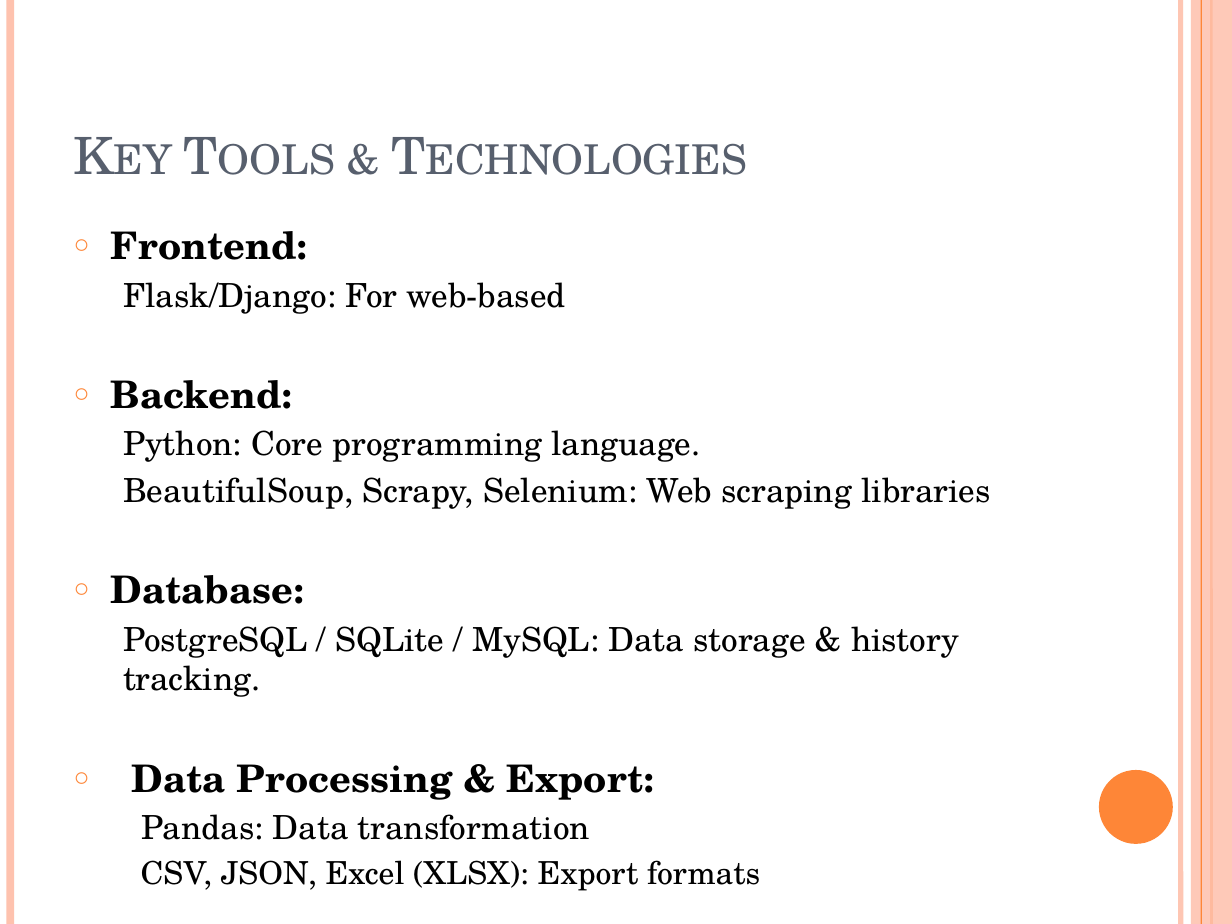
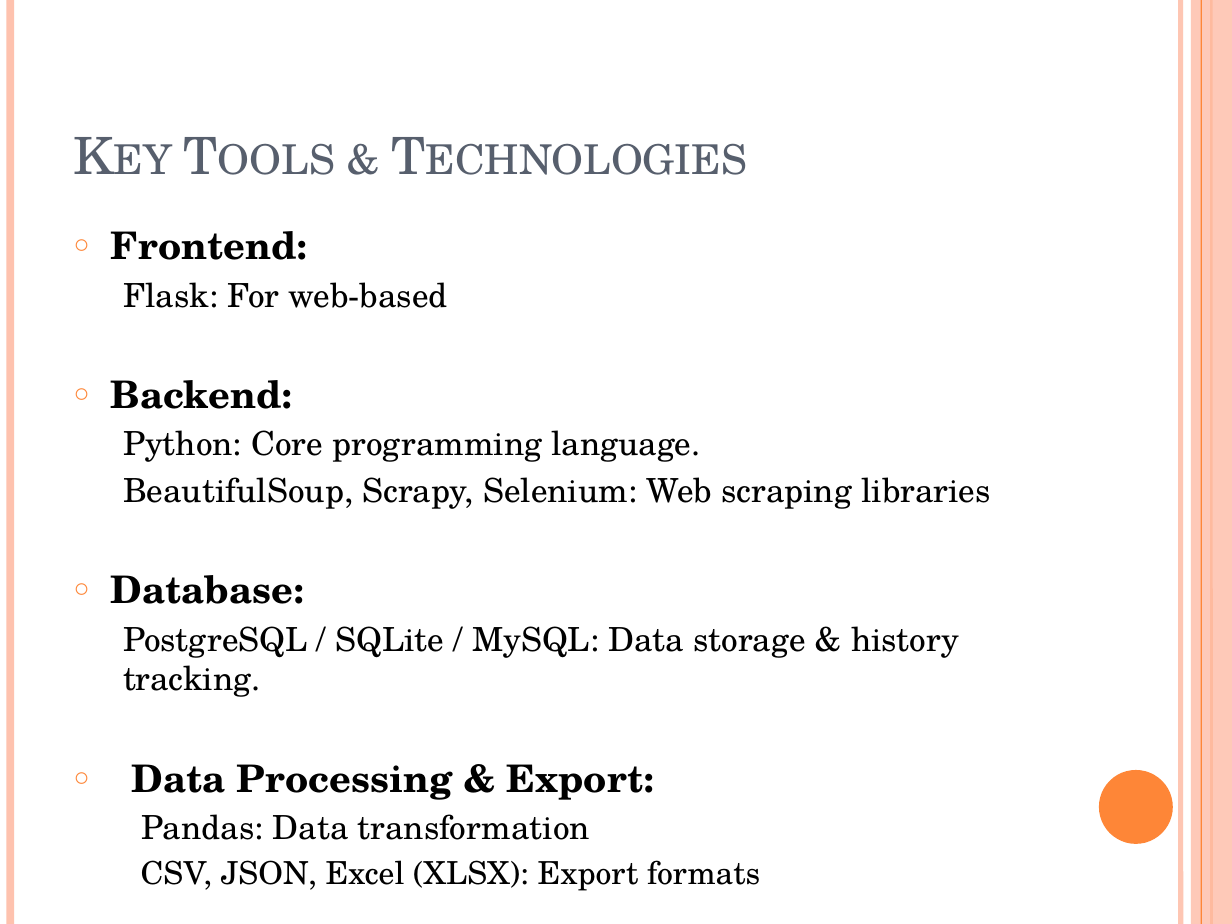
Before and after one commit to Shivam99984/web-scrapple-py, a slide deck: slide 8 of docs/Web Scraper .pptx. Drawn at 1232x924 pixels with LibreOffice and Linux fonts; fonts in the diff are those of the drawing. Boxes give left, top, right and bottom in pixels: in the first picture for what was removed or moved away, otherwise in the second. Text is boxed around its words. In the diff, an @@ line names an element or a change of style, - is before the commit and + after.

```diff
--- a/docs/Web Scraper .pptx
+++ b/docs/Web Scraper .pptx
@@ text at <box>123,282,448,308</box>: text changed @@
-  Flask/Django: For web-based
+  Flask: For web-based
```
Also in this commit, not shown: 21 other files.
